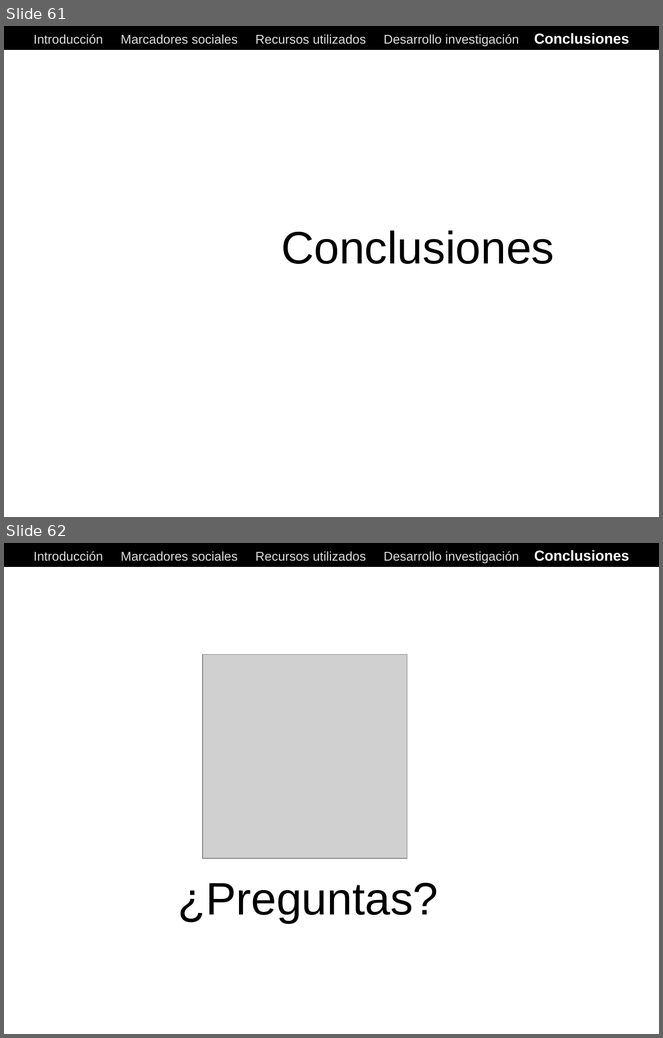
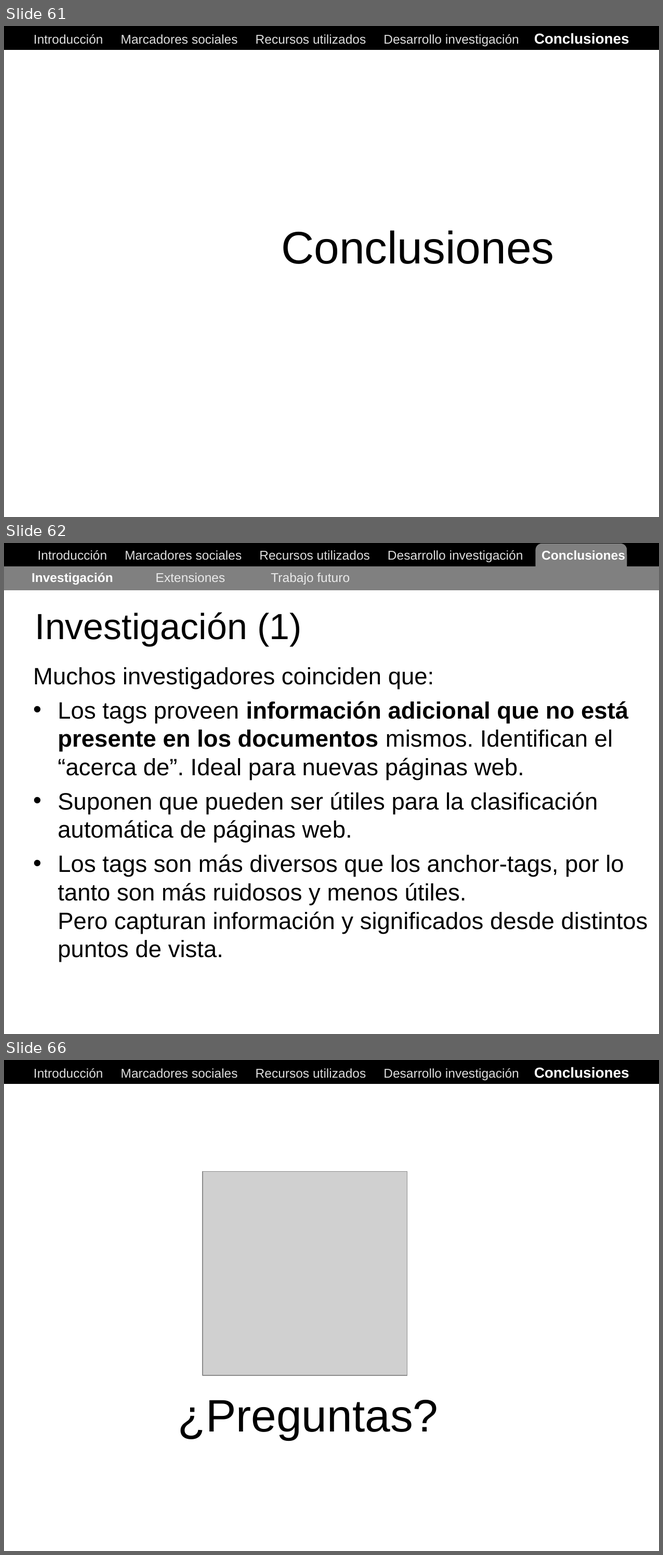
Before and after one commit to ak907kenai/nicotournetesis, a slide deck: docs_trunk/Nicolás Tourné - Presentación Tesis (v1).ppt. Shown one above the other, each under a label of ours: slides 61 and 62 before the commit, slides 61, 62 and 66 after it; the slides between them are not shown. The pictures are 663x1038 and 663x1555 pixels, drawn with LibreOffice and Linux fonts; fonts in the diff are those of the drawing; grey boxes stand for pictures. Boxes give left, top, right and bottom in pixels: in the first picture for what was removed or moved away, otherwise in the second. Text is boxed around its words. In the diff, an @@ line names an element or a change of style, - is before the commit and + after.

```diff
--- a/docs_trunk/Nicolás Tourné - Presentación Tesis (v1).ppt
+++ b/docs_trunk/Nicolás Tourné - Presentación Tesis (v1).ppt
@@ slide 62 added at [4, 543, 659, 1034], background #FFFFFF @@
@@ rectangle added at [4, 543, 659, 566], fill #000000, outline #000000 0.74 pt @@
@@ text added at [38, 550, 625, 562], 14 pt, text #DDDDDD @@
+Introducción Marcadores sociales Recursos utilizados Desarrollo investigación Conclusiones
@@ rounded rectangle added at [535, 544, 627, 583], fill #808080 @@
@@ rectangle added at [4, 566, 659, 590], fill #808080 @@
@@ text added at [32, 573, 350, 585], 14 pt, text #EAEAEA @@
+Investigación Extensiones Trabajo futuro
@@ title added at [35, 612, 302, 646], 40 pt, text #000000 @@
+Investigación (1)
@@ text added at [33, 667, 648, 962], 26 pt, text #000000 @@
+Muchos investigadores coinciden que:
+• Los tags proveen información adicional que no está presente en los documentos mismos. Identifican el “acerca de”. Ideal para nuevas páginas web.
+• Suponen que pueden ser útiles para la clasificación automática de páginas web.
+• Los tags son más diversos que los anchor-tags, por lo tanto son más ruidosos y menos útiles.
+  Pero capturan información y significados desde distintos puntos de vista.
@@ what was slide 62 is now slide 66 @@
```
Also in this commit, not shown: 3 other slides added, 1 other file.
